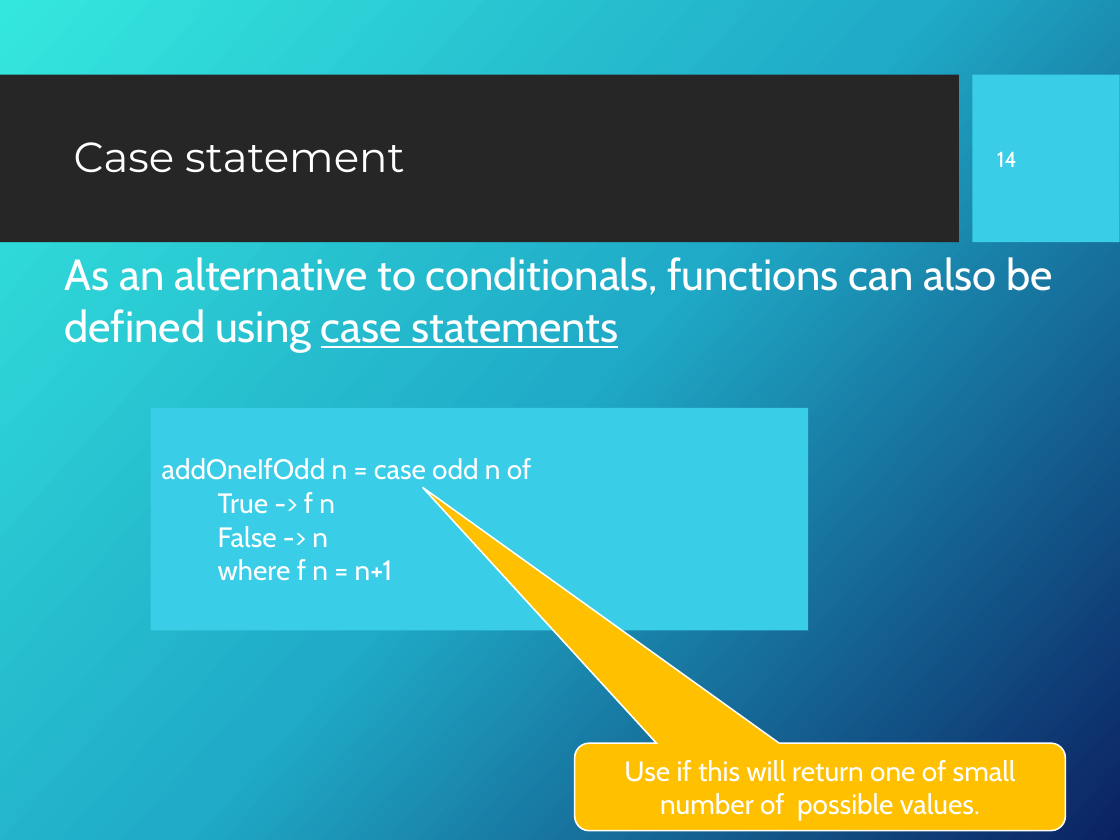
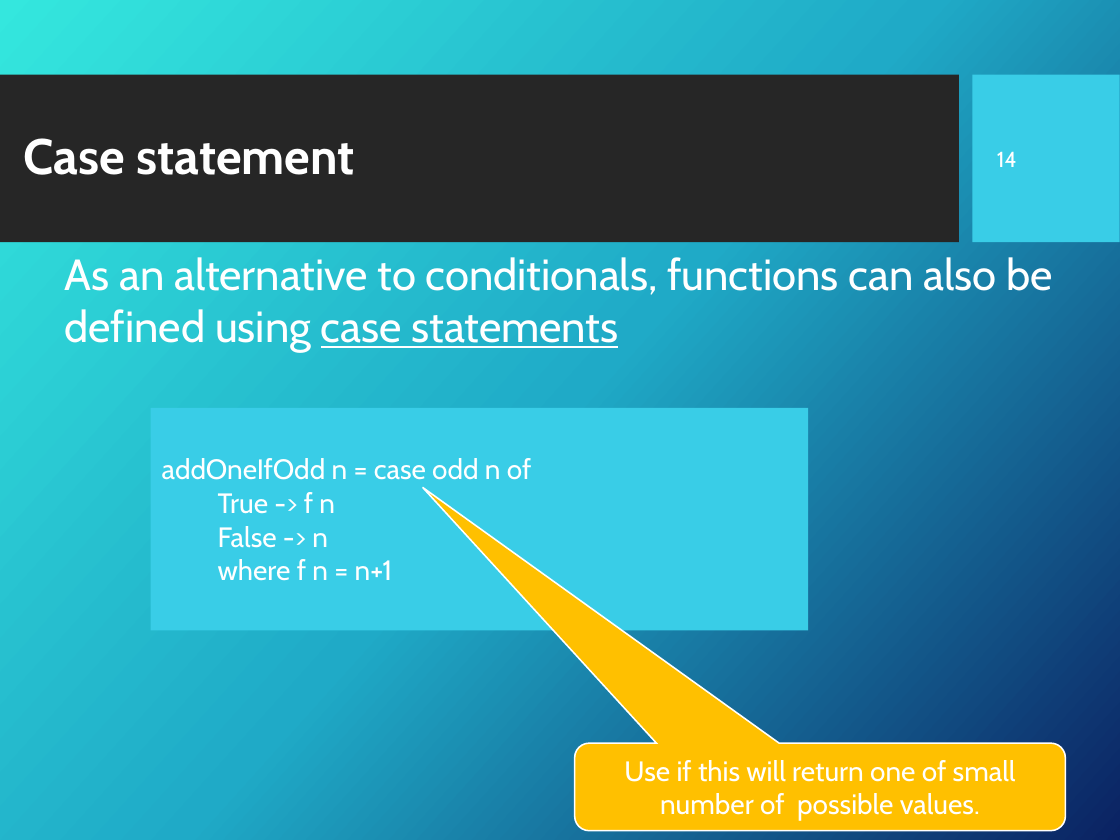
Before and after one commit to Fun-Prog-26/fun-prog-26, a slide deck: slide 15 of topic04-functions-and-lambda-calculus/unit-04a-lectures/talk-1/a-functions.pptx. Drawn at 1120x840 pixels with LibreOffice and Linux fonts; fonts in the diff are those of the drawing; background and template pictures are left out. Boxes give left, top, right and bottom in pixels: in the first picture for what was removed or moved away, otherwise in the second. Text is boxed around its words. In the diff, an @@ line names an element or a change of style, - is before the commit and + after.

```diff
--- a/topic04-functions-and-lambda-calculus/unit-04a-lectures/talk-1/a-functions.pptx
+++ b/topic04-functions-and-lambda-calculus/unit-04a-lectures/talk-1/a-functions.pptx
@@ title "Case statement": place and size @@
-title "Case statement" at (74, 142, 404, 173)
+title "Case statement" at (23, 138, 354, 175)
@@ title "Case statement" at (23, 138, 354, 175): size 27 to 32 pt, font Montserrat to Cabin, bold on @@
```
Also in this commit, not shown: 28 other slides changed, 7 other files.
